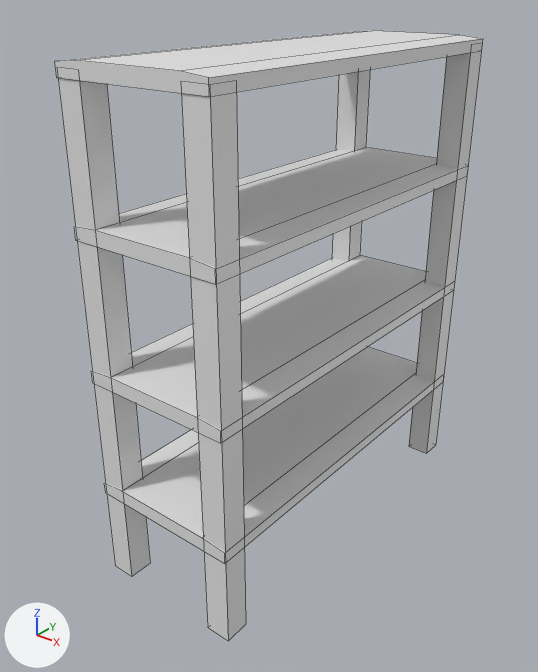
The FBX model The Peanut Game/Assets/Facility Models/Shelf.fbx: old version first, new version second.
The view is the same before and after, from a camera (50 mm lens) standing at (6.57, -8.91, 8.58) and looking at (-0.2, -0.46, 3.33). The lights are fixed; the arrows at lower left show +X, +Y and +Z. Mesh edges are drawn as thin lines. Where no turn or scale is listed for an object, it has been applied to the vertices.

Script lines for the objects in view, before the commit:
```python
ob_cube = bpy.data.objects.new('Cube', me_cube)
ob_cube.location = (-1.01, 3.0, 3.75)
ob_cube_001 = bpy.data.objects.new('Cube.001', me_cube_001)
ob_cube_001.location = (-1.01, -3.0, 3.75)
ob_cube_002 = bpy.data.objects.new('Cube.002', me_cube_002)
ob_cube_002.location = (1.04, -3.0, 3.75)
ob_cube_003 = bpy.data.objects.new('Cube.003', me_cube_003)
ob_cube_003.location = (1.04, 3.0, 3.75)
ob_cube_004 = bpy.data.objects.new('Cube.004', me_cube_004)
ob_cube_004.location = (0.01, 0.0, 1.49)
ob_cube_004.scale = (1.23, 3.21, 0.109)
ob_cube_005 = bpy.data.objects.new('Cube.005', me_cube_005)
ob_cube_005.location = (0.01, 0.0, 3.44)
ob_cube_005.scale = (1.23, 3.21, 0.109)
ob_cube_006 = bpy.data.objects.new('Cube.006', me_cube_006)
ob_cube_006.location = (0.01, 0.0, 5.56)
ob_cube_006.scale = (1.23, 3.21, 0.109)
ob_cube_007 = bpy.data.objects.new('Cube.007', me_cube_007)
ob_cube_007.location = (0.01, 0.0, 7.58)
ob_cube_007.scale = (1.23, 3.21, 0.109)
```
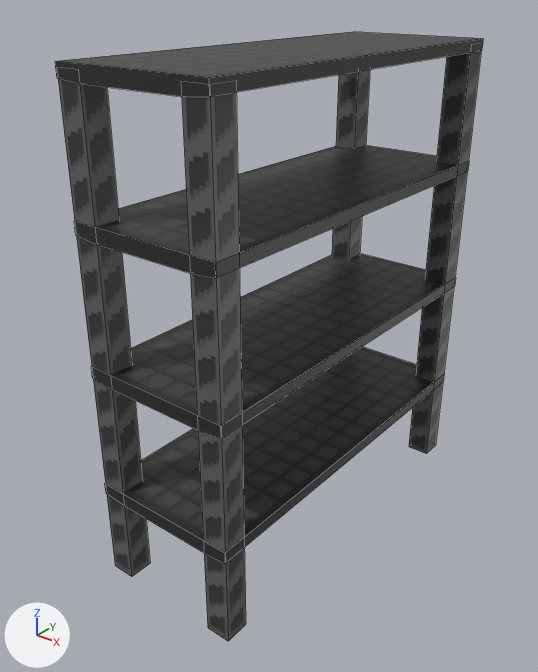
What differs and where, as boxes (x1, y1, x2, y2) in the pictures (538 x 672 px):
'Cube.006', recoloured, surface changed, moved, turned
    before: (74, 147, 469, 284)
    after: (91, 254, 456, 439)
'Cube.005', recoloured, surface changed, moved, turned
    before: (91, 255, 455, 443)
    after: (74, 145, 469, 278)
'Cube.007', recoloured, surface changed, moved, turned
    before: (55, 30, 483, 97)
    after: (104, 347, 444, 563)
'Cube.004', recoloured, surface changed, moved, turned
    before: (104, 347, 444, 563)
    after: (55, 32, 483, 97)
'Cube.002', recoloured
    both: (182, 92, 246, 641)
'Cube.001', recoloured
    both: (58, 78, 150, 577)
'Cube.003', recoloured (grey to black)
    both: (409, 51, 481, 454)
'Cube', recoloured, surface changed
    both: (332, 69, 370, 261)
part 3 of me_cube, surface changed
    before: (332, 70, 370, 261)
    after: (332, 69, 370, 259)

The change, as a list of edits to the scene's bpy script:
```text
Change me_cube_005:
    where me_cube_005.from_pydata(...)  # 12 vertices, 8 faces; spans x -1.0..1.0, y -1.0..1.0, z -1.0..1.0
    used by ob_cube_005; location = (0.01, 0.0, 3.44); scale = (1.23, 3.21, 0.109)
    me_cube_005 part 5: texture (UV) coordinates of 8 of 8 faces, centred in x -1.0..1.0, y -1.0..1.0, z -1.0..1.0, changed; they spanned u 0.12..0.83, v 0.0..1.0 and now span u 0.0..1.0, v 0.0..1.0
    add me_cube_005.materials.append(mat_grid)  # picture img_grid_png
Change me_cube_003:
    where me_cube_003.from_pydata(...)  # 8 vertices, 6 faces; spans x -0.2..0.2, y -0.2..0.2, z -3.84..3.84
    remove me_cube_003.materials.append(mat_material_003)  # white #e7e7e7
    add me_cube_003.materials.append(mat_pole)  # picture img_pole_png
Change me_cube_006:
    where me_cube_006.from_pydata(...)  # 12 vertices, 8 faces; spans x -1.0..1.0, y -1.0..1.0, z -1.0..1.0
    used by ob_cube_006; location = (0.01, 0.0, 5.56); scale = (1.23, 3.21, 0.109)
    me_cube_006 part 1: texture (UV) coordinates of 8 of 8 faces, centred in x -1.0..1.0, y -1.0..1.0, z -1.0..1.0, changed; they spanned u 0.12..0.83, v 0.0..1.0 and now span u 0.0..1.0, v 0.0..1.0
    add me_cube_006.materials.append(mat_grid)  # picture img_grid_png
Change me_cube_001:
    where me_cube_001.from_pydata(...)  # 8 vertices, 6 faces; spans x -0.2..0.2, y -0.2..0.2, z -3.84..3.84
    remove me_cube_001.materials.append(mat_material_001)  # white #e7e7e7
    add me_cube_001.materials.append(mat_pole)  # picture img_pole_png
Change me_cube_007:
    where me_cube_007.from_pydata(...)  # 12 vertices, 8 faces; spans x -1.0..1.0, y -1.0..1.0, z -1.0..1.0
    used by ob_cube_007; location = (0.01, 0.0, 7.58); scale = (1.23, 3.21, 0.109)
    me_cube_007 part 4: texture (UV) coordinates of 8 of 8 faces, centred in x -1.0..1.0, y -1.0..1.0, z -1.0..1.0, changed; they spanned u 0.12..0.83, v 0.0..1.0 and now span u -0.01..1.0, v 0.0..1.0
    add me_cube_007.materials.append(mat_grid)  # picture img_grid_png
Change me_cube_002:
    where me_cube_002.from_pydata(...)  # 8 vertices, 6 faces; spans x -0.2..0.2, y -0.2..0.2, z -3.84..3.84
    remove me_cube_002.materials.append(mat_material_002)  # white #e7e7e7
    add me_cube_002.materials.append(mat_pole)  # picture img_pole_png
Change me_cube:
    where me_cube.from_pydata(...)  # 8 vertices, 6 faces; spans x -0.2..0.2, y -0.2..0.2, z -3.84..3.84
    remove me_cube.materials.append(mat_material)  # white #e7e7e7
    me_cube part 3: texture (UV) coordinates of 4 of 6 faces, centred in x -0.2..0.2, y -0.2..0.2, z 0.0, changed; they spanned u 0.38..0.62, v 0.0..1.0 and now span u -0.02..1.02, v 0.0..1.0
    add me_cube.materials.append(mat_pole)  # picture img_pole_png
Change me_cube_004:
    where me_cube_004.from_pydata(...)  # 12 vertices, 8 faces; spans x -1.0..1.0, y -1.0..1.0, z -1.0..1.0
    used by ob_cube_004; location = (0.01, 0.0, 1.49); scale = (1.23, 3.21, 0.109)
    me_cube_004 part 2: texture (UV) coordinates of 8 of 8 faces, centred in x -1.0..1.0, y -1.0..1.0, z -1.0..1.0, changed; they spanned u 0.12..0.83, v 0.0..1.0 and now span u 0.0..1.0, v 0.0..1.0
    add me_cube_004.materials.append(mat_grid)  # picture img_grid_png
Change ob_cube_005:
    ob_cube_005.location: (0.01, 0.0, 3.44) -> (0.01, 0.0, 5.6)
    ob_cube_005.rotation_euler: (0.0, 0.0, 0.0) -> (0.0, 3.142, 0.0)  # degrees (0, 0, 0) -> degrees (0, 180, 0)
Change ob_cube_006:
    ob_cube_006.location: (0.01, 0.0, 5.56) -> (0.01, 0.0, 3.47)
    ob_cube_006.rotation_euler: (0.0, 0.0, 0.0) -> (0.0, 3.142, 0.0)  # degrees (0, 0, 0) -> degrees (0, 180, 0)
Change ob_cube_007:
    ob_cube_007.location: (0.01, 0.0, 7.58) -> (0.01, 0.0, 1.46)
    ob_cube_007.rotation_euler: (0.0, 0.0, 0.0) -> (0.0, 3.142, 0.0)  # degrees (0, 0, 0) -> degrees (0, 180, 0)
Change ob_cube_004:
    ob_cube_004.location: (0.01, 0.0, 1.49) -> (0.01, 0.0, 7.55)
    ob_cube_004.rotation_euler: (0.0, 0.0, 0.0) -> (0.0, 3.142, 0.0)  # degrees (0, 0, 0) -> degrees (0, 180, 0)
```
